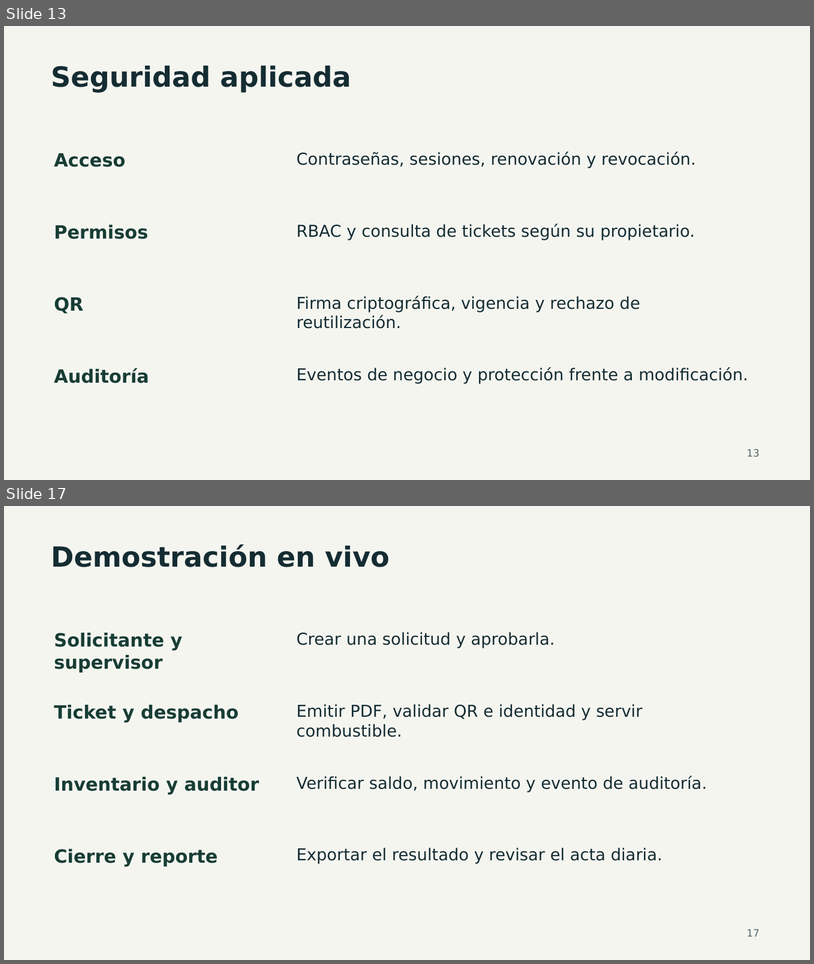
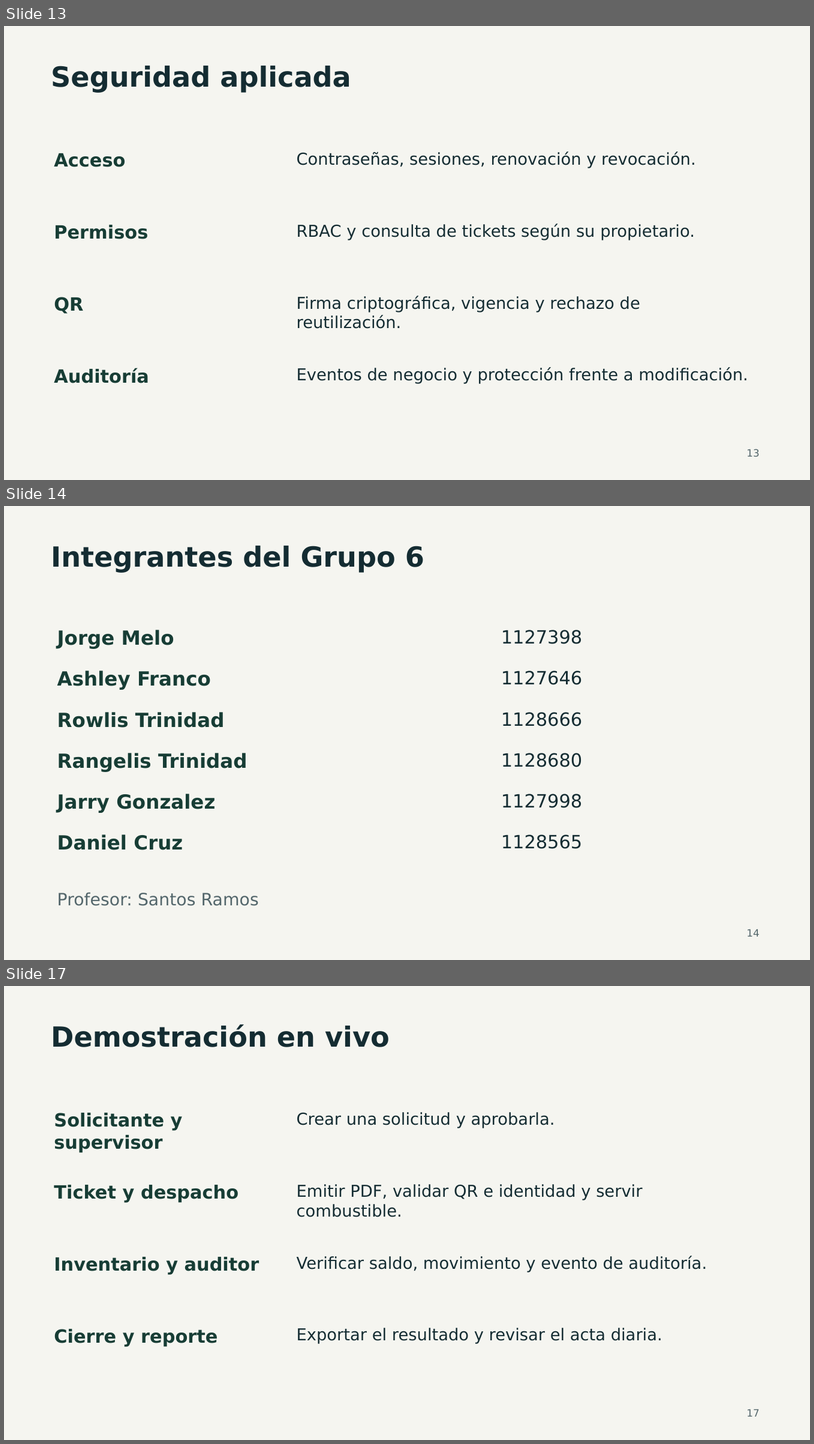
Before and after one commit to Rowlistp/ING-IDS347-01-TENDENCIAS-EN-DESARROLLO-DE-SOFTWARE, a slide deck: docs/presentacion/FuelTrack-Presentacion.pptx. Shown one above the other, each under a label of ours: slides 13 and 17 before the commit, slides 13, 14 and 17 after it; the slides between them are not shown. The pictures are 814x964 and 814x1444 pixels, drawn with LibreOffice and Linux fonts; fonts in the diff are those of the drawing. Boxes give left, top, right and bottom in pixels: in the first picture for what was removed or moved away, otherwise in the second. Text is boxed around its words. In the diff, an @@ line names an element or a change of style, - is before the commit and + after.

```diff
--- a/docs/presentacion/FuelTrack-Presentacion.pptx
+++ b/docs/presentacion/FuelTrack-Presentacion.pptx
@@ slide 14 added at (4,506,810,960), background #F5F5F0 @@
@@ text added at (51,546,425,573), 33 pt, text #142C32, bold @@
+Integrantes del Grupo 6
@@ text added at (57,630,174,649), 23.2 pt, text #173D35, bold @@
+Jorge Melo
@@ text added at (501,630,582,644), 21.8 pt, text #142C32 @@
+1127398
@@ text added at (57,670,211,690), 23.2 pt, text #173D35, bold @@
+Ashley Franco
@@ text added at (501,670,582,685), 21.8 pt, text #142C32 @@
+1127646
@@ text added at (57,712,224,727), 23.2 pt, text #173D35, bold @@
+Rowlis Trinidad
@@ text added at (501,712,582,726), 21.8 pt, text #142C32 @@
+1128666
@@ text added at (57,753,248,772), 23.2 pt, text #173D35, bold @@
+Rangelis Trinidad
@@ text added at (501,753,582,767), 21.8 pt, text #142C32 @@
+1128680
@@ text added at (57,793,215,813), 23.2 pt, text #173D35, bold @@
+Jarry Gonzalez
@@ text added at (501,793,582,808), 21.8 pt, text #142C32 @@
+1127998
@@ text added at (57,834,183,850), 23.2 pt, text #173D35, bold @@
+Daniel Cruz
@@ text added at (501,834,582,849), 21.8 pt, text #142C32 @@
+1128565
@@ text added at (57,892,259,906), 20.2 pt, text #53666B @@
+Profesor: Santos Ramos
@@ text added at (747,929,759,936), 12 pt, text #53666B @@
+14
```
Also in this commit, not shown: 5 slides changed, 1 slide removed, 13 other files.
